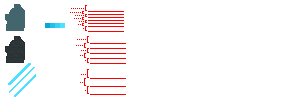
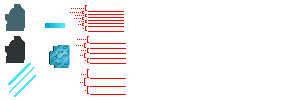
The second w=300, h=100 image is a revision of the first. Changes to its layers:
added layer "1" above "2" over left=50, top=60, right=70, bottom=68
added layer "2" above "3" over left=50, top=52, right=70, bottom=60
added layer "3" above "Тень" over left=51, top=45, right=70, bottom=52
added layer "Тень" (30%) above "Форма" over left=52, top=47, right=68, bottom=66
added layer "Форма" (1st of 2) above "Инструменты" over left=49, top=45, right=69, bottom=68
